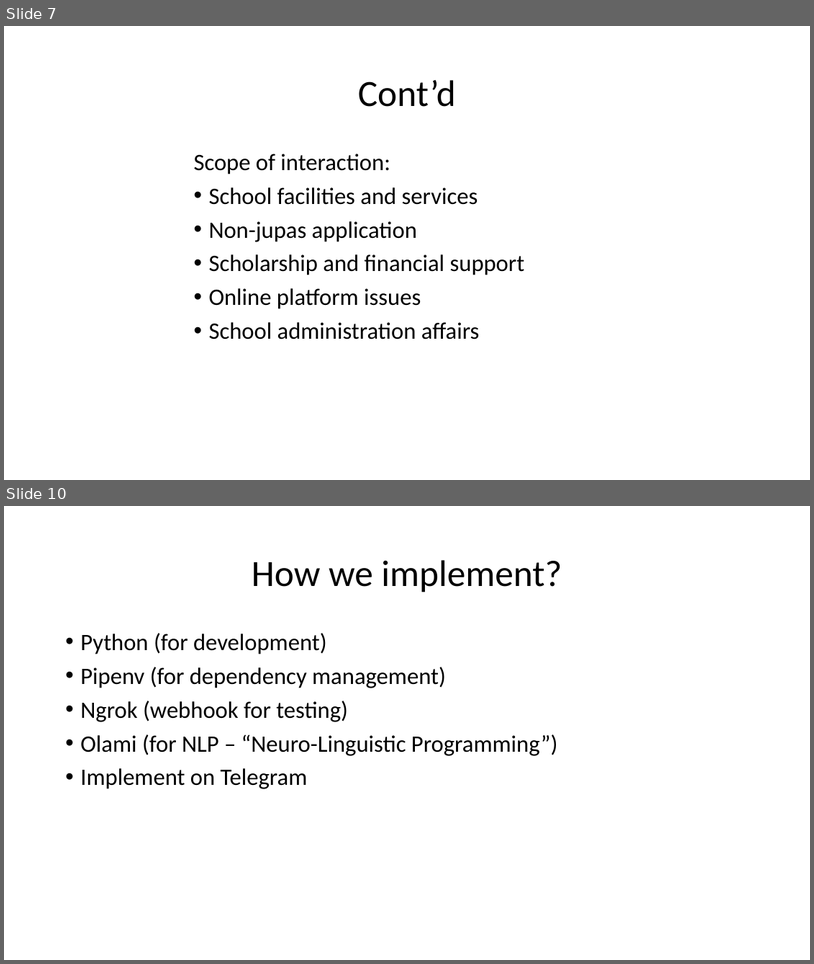
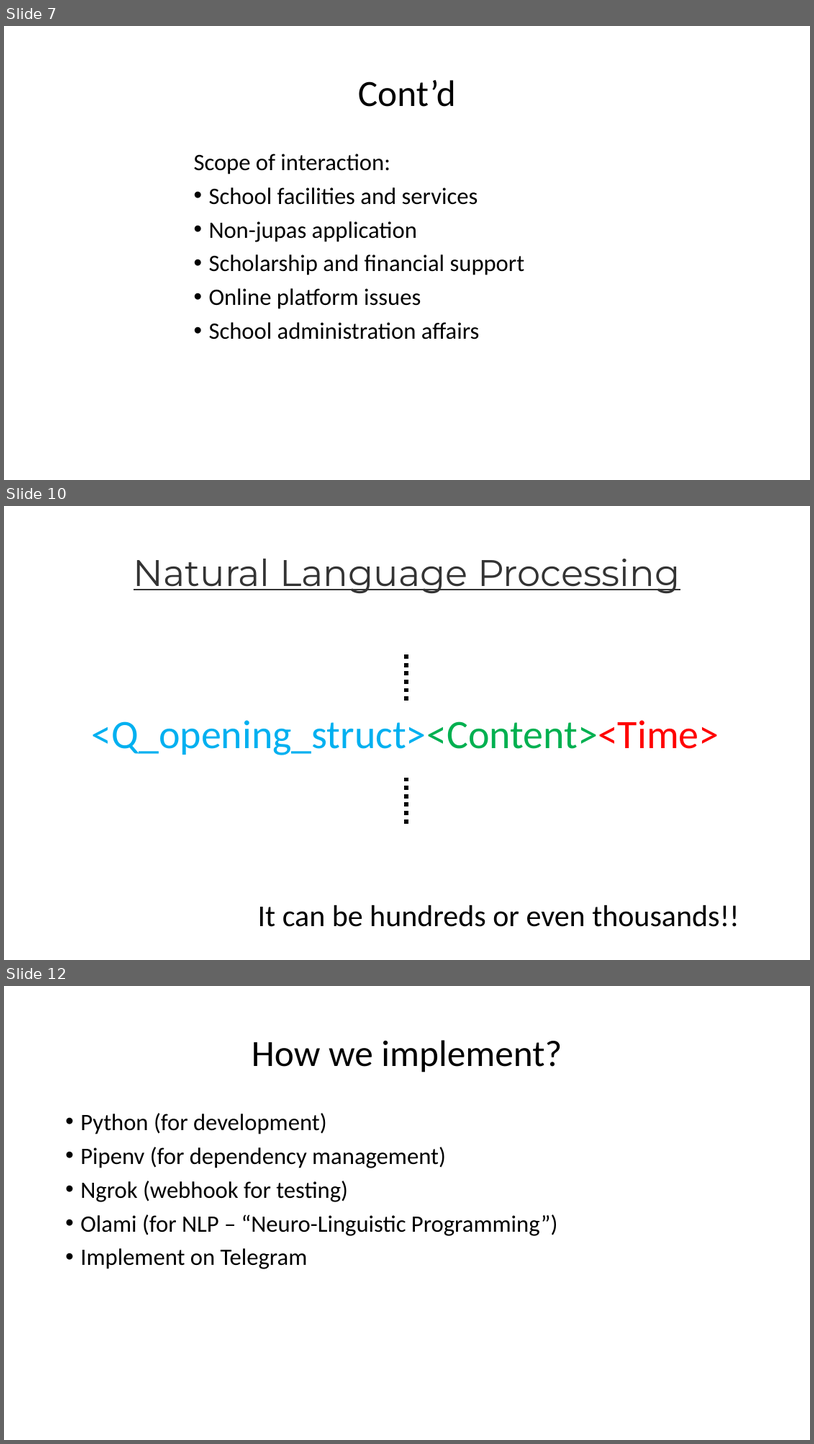
Before and after one commit to casey46ckc/Asso-yr2-FYP, a slide deck: fyp powerpoint/Fyp_revised_1.pptx. Shown one above the other, each under a label of ours: slides 7 and 10 before the commit, slides 7, 10 and 12 after it; the slides between them are not shown. The pictures are 814x964 and 814x1444 pixels, drawn with LibreOffice and Linux fonts; fonts in the diff are those of the drawing; background and template pictures are left out. Boxes give left, top, right and bottom in pixels: in the first picture for what was removed or moved away, otherwise in the second. Text is boxed around its words. In the diff, an @@ line names an element or a change of style, - is before the commit and + after.

```diff
--- a/fyp powerpoint/Fyp_revised_1.pptx
+++ b/fyp powerpoint/Fyp_revised_1.pptx
@@ slide 10 added at [4,506,810,960], background picture (left out) @@
@@ title added at [134,559,680,594], 44 pt, text #333333, underline @@
+Natural Language Processing
@@ line added from (406, 654) to (406, 702), #000000 5 pt dashed @@
@@ text added at [92,720,720,755], 48 pt, text #00B0F0 @@
+<Q_opening_struct><Content><Time>
@@ line added from (406, 777) to (406, 825), #000000 5 pt dashed @@
@@ text added at [258,905,740,926], 36 pt, text #000000 @@
+It can be hundreds or even thousands!!
@@ what was slide 10 is now slide 12 @@
```
Also in this commit, not shown: 2 slides changed, 1 other slide added.
